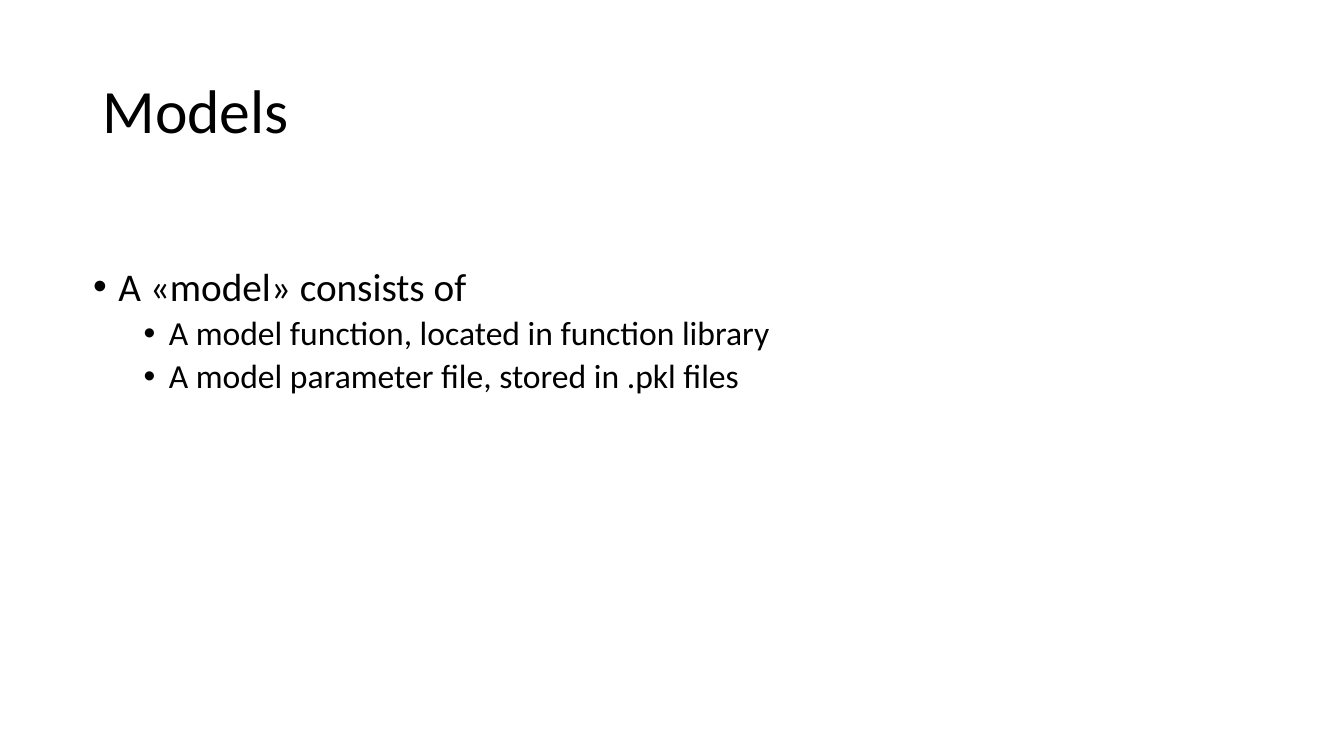
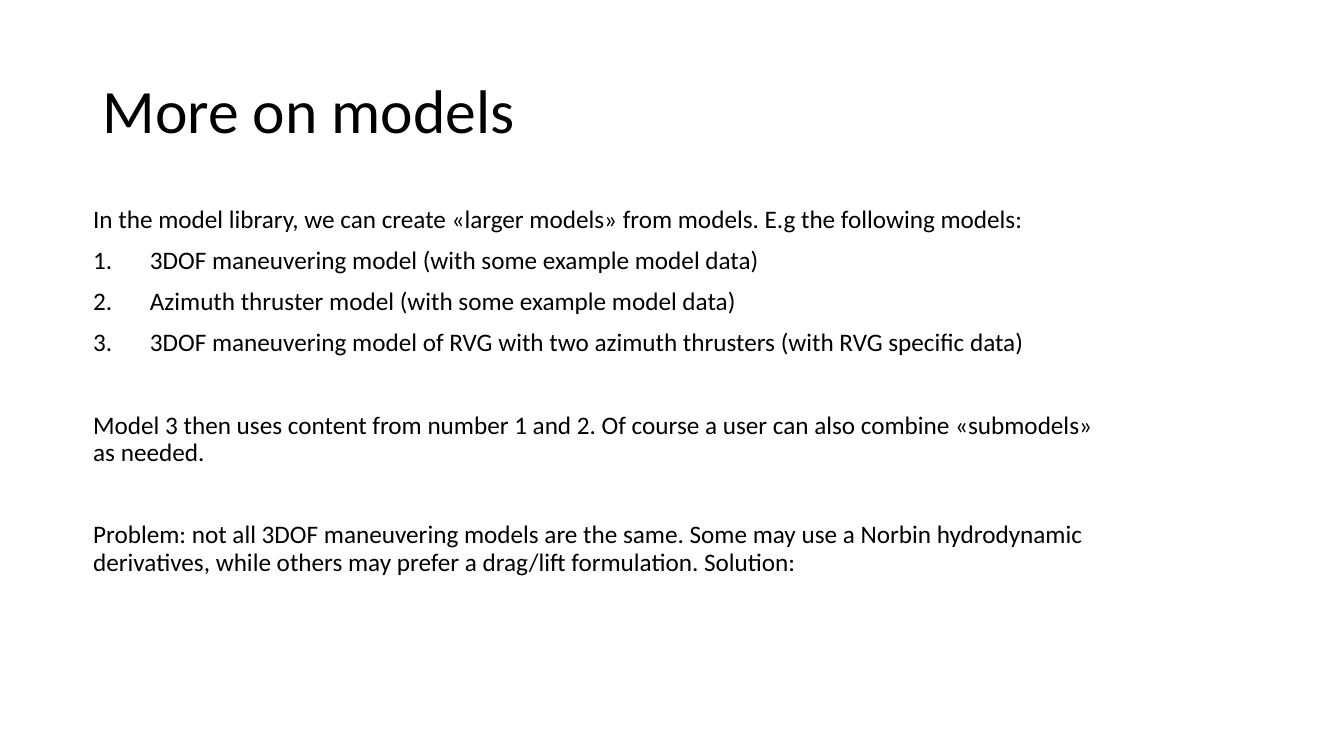
Before and after one commit to NTNU-MCS/MCSim_python, a slide deck: slide 6 of Documentation/Mcsim Python toolbox.pptx (slide 4 before the commit). Drawn at 1344x756 pixels with LibreOffice and Linux fonts; fonts in the diff are those of the drawing. Boxes give left, top, right and bottom in pixels: in the first picture for what was removed or moved away, otherwise in the second. Text is boxed around its words. In the diff, an @@ line names an element or a change of style, - is before the commit and + after.

```diff
--- a/Documentation/Mcsim Python toolbox.pptx
+++ b/Documentation/Mcsim Python toolbox.pptx
@@ title at [102, 90, 515, 134]: text changed @@
-Models
+More on models
@@ text added at [93, 210, 1092, 576], 18 pt, text #000000 @@
+In the model library, we can create «larger models» from models. E.g the following models:
+1. 3DOF maneuvering model (with some example model data)
+2. Azimuth thruster model (with some example model data)
+3. 3DOF maneuvering model of RVG with two azimuth thrusters (with RVG specific data)
+Model 3 then uses content from number 1 and 2. Of course a user can also combine «submodels» as needed.
+Problem: not all 3DOF maneuvering models are the same. Some may use a Norbin hydrodynamic derivatives, while others may prefer a drag/lift formulation. Solution:
@@ text removed at [118, 273, 769, 394] @@
-• A «model» consists of
-  • A model function, located in function library
-  • A model parameter file, stored in .pkl files
```
Also in this commit, not shown: 2 other slides changed, 4 slides added, 3 slides removed.
